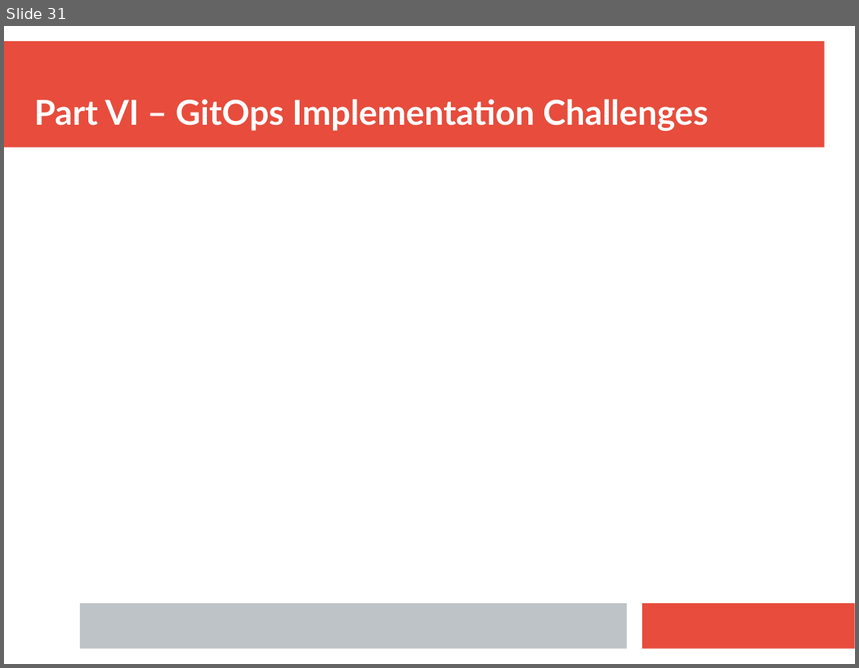
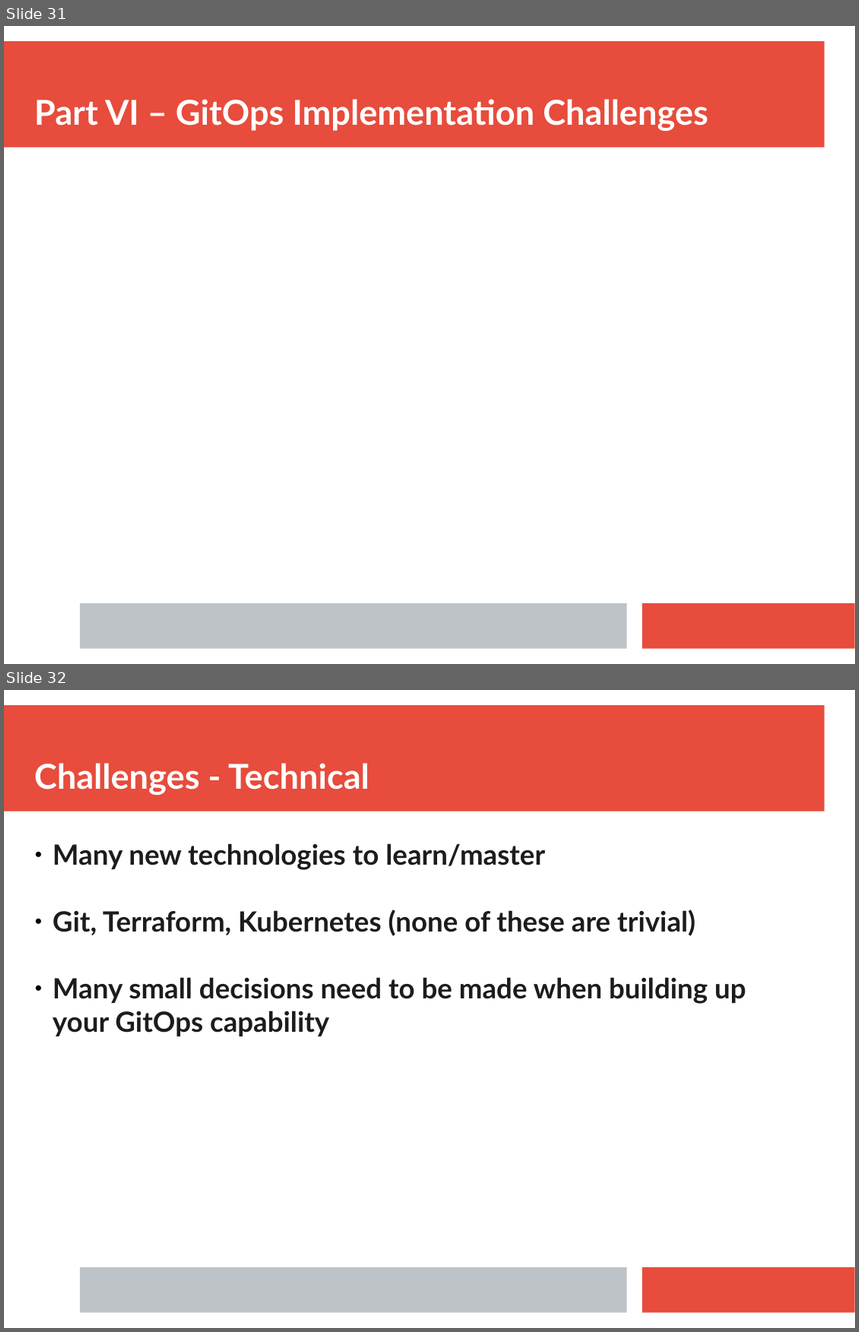
Before and after one commit to ianmiell/gitops-first-steps, a slide deck: slides/gitops_first_steps.pptx. Shown one above the other, each under a label of ours: slide 31 before the commit, slides 31 and 32 after it. The pictures are 859x668 and 859x1332 pixels, drawn with LibreOffice and Linux fonts; fonts in the diff are those of the drawing. Boxes give left, top, right and bottom in pixels: in the first picture for what was removed or moved away, otherwise in the second. Text is boxed around its words. In the diff, an @@ line names an element or a change of style, - is before the commit and + after.

```diff
--- a/slides/gitops_first_steps.pptx
+++ b/slides/gitops_first_steps.pptx
@@ slide 32 added at (x1=4, y1=690, x2=855, y2=1328), background #FFFFFF; not listed: 3 template elements that a slide beside it also shows @@
@@ text added at (x1=34, y1=763, x2=370, y2=795), 32 pt, text #FFFFFF, bold @@
+Challenges - Technical
@@ text added at (x1=53, y1=844, x2=747, y2=1037), 26 pt, text #1C1C1C, bold @@
+● Many new technologies to learn/master
+● Git, Terraform, Kubernetes (none of these are trivial)
+● Many small decisions need to be made when building up your GitOps capability
```
Also in this commit, not shown: 2 slides changed, 6 other slides added, 2 slides removed.
